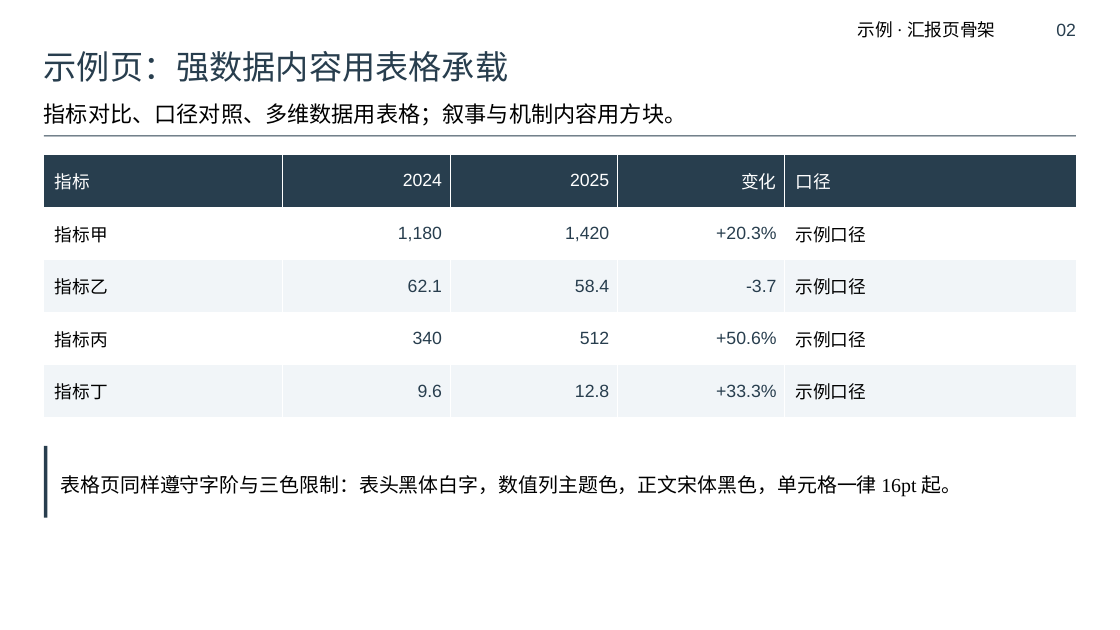
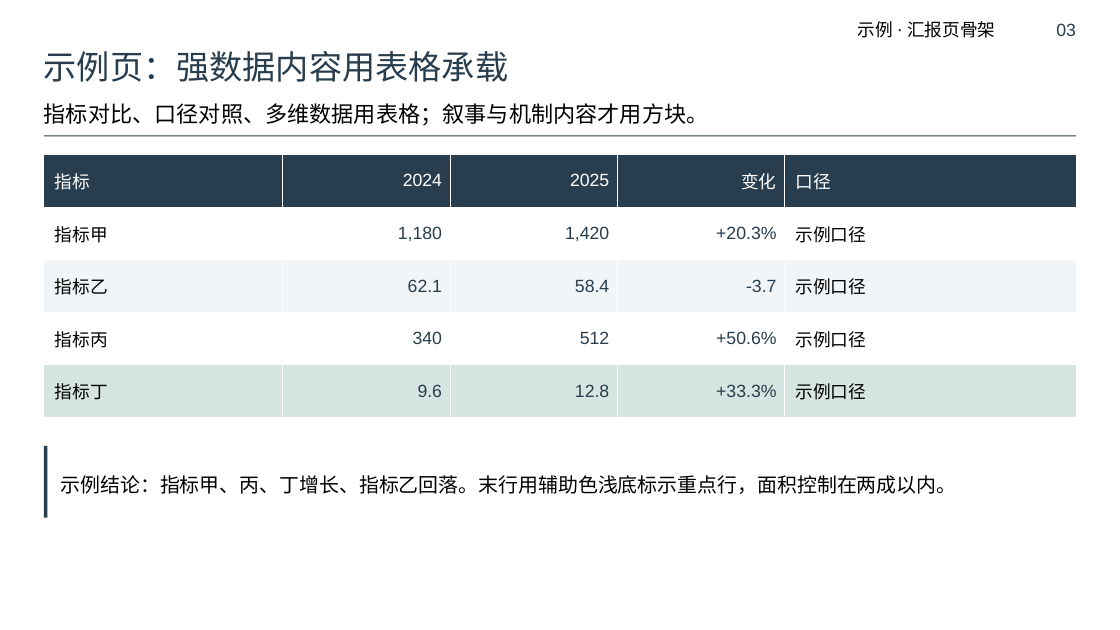
Before and after one commit to xiongxq04/ppt-report-style, a slide deck: slide 3 of skills/ppt-report-style/assets/example-slide.pptx (slide 2 before the commit). Drawn at 1120x630 pixels with LibreOffice and Linux fonts; fonts in the diff are those of the drawing. Boxes give left, top, right and bottom in pixels: in the first picture for what was removed or moved away, otherwise in the second. Text is boxed around its words. In the diff, an @@ line names an element or a change of style, - is before the commit and + after.

Commit message:
v0.3.0：配色系列化 + 布局关系模型 + 配图必要性分档 + 效果预算
在 v0.2.0（双槽字体 + 六档字阶）之上叠加，不改变原有硬性限制。

配色：黑白灰改为不占额度的基础色；主题色明确为"一个色相多档明度"的系列，
另加一个对比色与一个辅助色。新增 palette_utils.py 做色阶派生与 WCAG 对比度计算，
verify_ppt_style.py 增配色方案、对比度（含透明叠加后的背景解析）、色相组数与
面积配额检查。

布局：先判断内容关系再选骨架。audit_ppt.py 识别 12 类关系模型、6 种骨架与视觉手段，
检查连续三页同骨架（备注写 [例外:…] 可豁免）、方块矩阵占比、关系模型覆盖数、
纯文字页比例与"无层级纯文字页"。每页一个视觉承载物改为"每页至少一种视觉手段"。
结论条改为按内容决定，不再强制。

配图：按必须实景 / 建议配图 / 可用图表替代三档决定流程，大纲阶段批量盘点、
确认后再分配；按放置尺寸判定有效分辨率，检查缺失图、低分辨率与低画质图。

效果：每章一个视觉母题、母题数量为软建议、每页最多一主一辅效果；
不使用 SmartArt，源文件已有则保持原状并用 --allow-smartart 声明。

其他：新增 check_ppt.py 统一入口（错误/警告/建议/例外分级，支持 --json、
--exceptions、--layout-report、--mode balanced|strict），run_regression.py 回归基线
（正例零错误零警告、反例命中 12 条预期规则），build_example.py 扩为九页示例并支持
--variant negative，preview_ppt.py 改为全页预览并补齐多边形描边渲染；示例 PPT 与
预览图重新生成，README/plugin.json/CI 同步更新。

```diff
--- a/skills/ppt-report-style/assets/example-slide.pptx
+++ b/skills/ppt-report-style/assets/example-slide.pptx
@@ text at (x1=1056, y1=23, x2=1076, y2=36): text changed @@
-02
+03
@@ text at (x1=44, y1=103, x2=709, y2=126): text changed @@
-指标对比、口径对照、多维数据用表格；叙事与机制内容用方块。
+指标对比、口径对照、多维数据用表格；叙事与机制内容才用方块。
@@ table at (x1=44, y1=155, x2=1076, y2=417) @@
@@ fill #F1F5F8 to #D6E5E1 in row 5 @@
@@ text at (x1=60, y1=475, x2=956, y2=494): text changed @@
-表格页同样遵守字阶与三色限制：表头黑体白字，数值列主题色，正文宋体黑色，单元格一律 16pt 起。
+示例结论：指标甲、丙、丁增长、指标乙回落。末行用辅助色浅底标示重点行，面积控制在两成以内。
```
Also in this commit, not shown: 1 other slide changed, 7 slides added, 27 other files.
